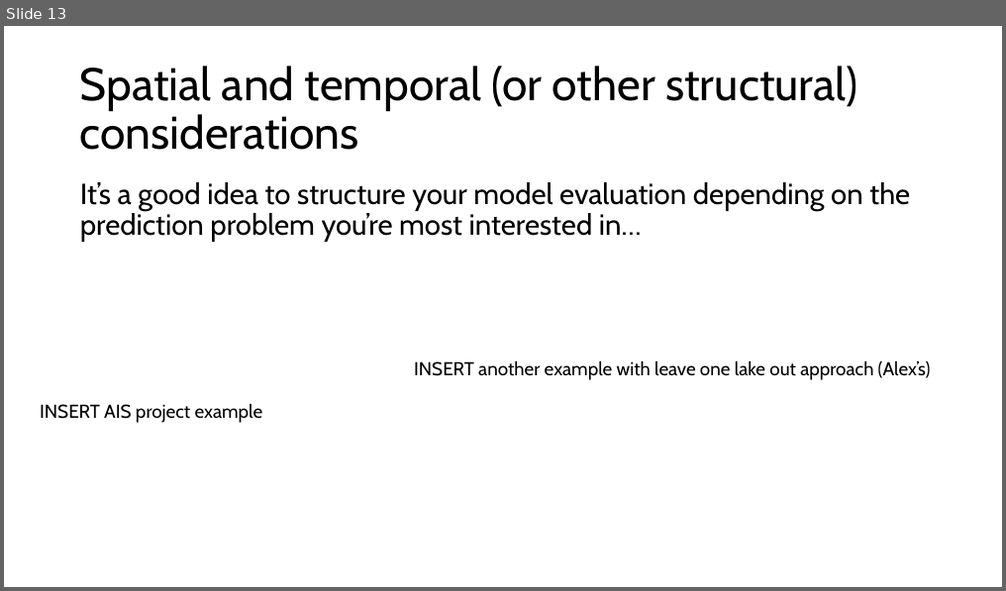
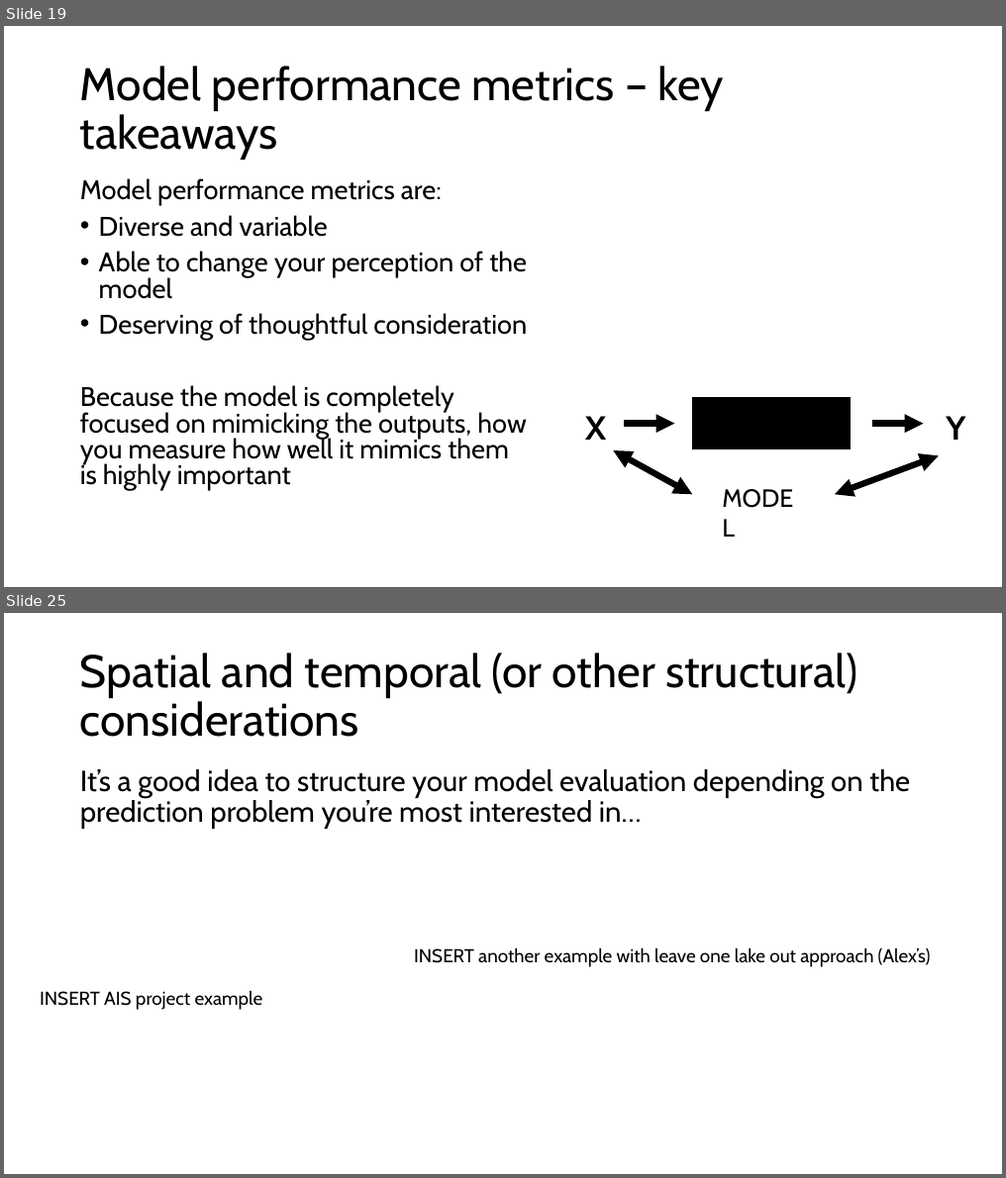
Before and after one commit to grantvagle/ml_methods_workshop, a slide deck: slides/02_model_eval_cv.pptx. Shown one above the other, each under a label of ours: slide 13 before the commit, slides 19 and 25 after it; the slides between them are not shown. The pictures are 1006x591 and 1006x1178 pixels, drawn with LibreOffice and Linux fonts; fonts in the diff are those of the drawing. Boxes give left, top, right and bottom in pixels: in the first picture for what was removed or moved away, otherwise in the second. Text is boxed around its words. In the diff, an @@ line names an element or a change of style, - is before the commit and + after.

```diff
--- a/slides/02_model_eval_cv.pptx
+++ b/slides/02_model_eval_cv.pptx
@@ slide 19 added at bbox=[4, 26, 1002, 587], background #FFFFFF @@
@@ title added at bbox=[80, 66, 724, 160], 44 pt, text #000000 @@
+Model performance metrics – key takeaways
@@ text added at bbox=[80, 178, 527, 490], 25.9 pt, text #000000 @@
+Model performance metrics are:
+• Diverse and variable
+• Able to change your perception of the model
+• Deserving of thoughtful consideration
+Because the model is completely focused on mimicking the outputs, how you measure how well it mimics them is highly important
@@ group added at bbox=[585, 398, 965, 517]: 3 texts, 2 arrows, 2 double arrows, 1 rectangle @@
+Y
+X
+MODEL
@@ what was slide 13 is now slide 25 @@
```
Also in this commit, not shown: 4 slides changed, 23 other slides added, 3 slides removed.
